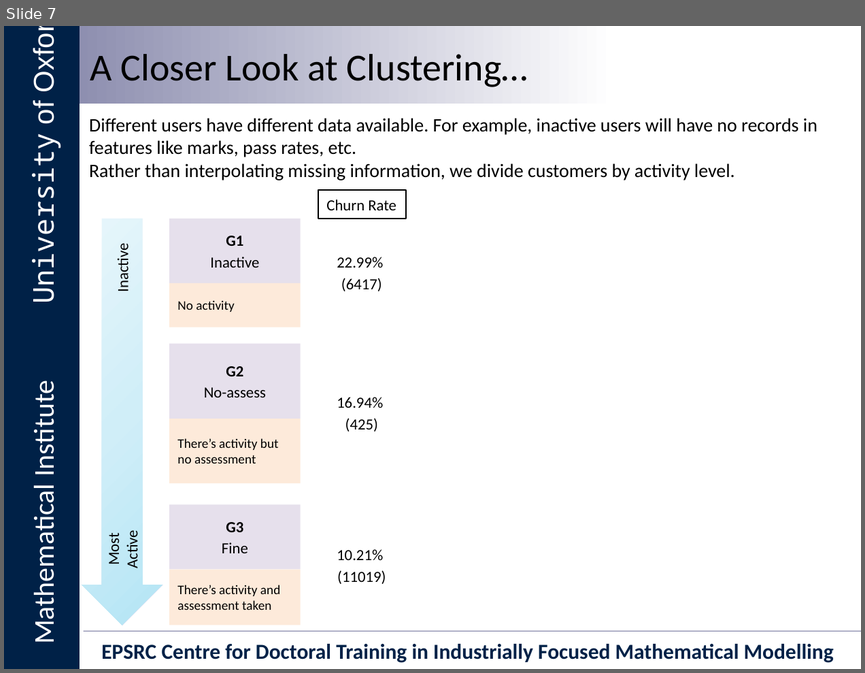
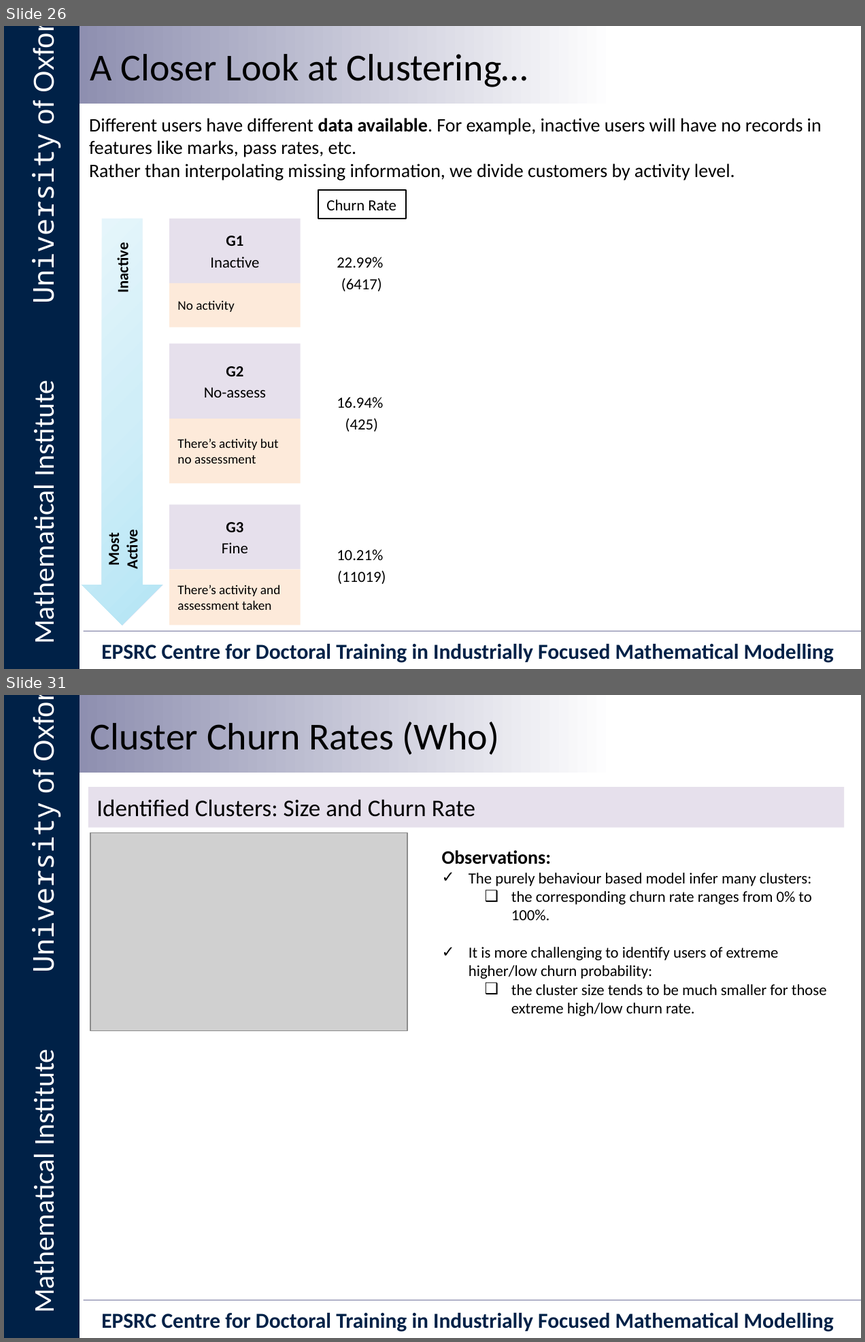
Before and after one commit to vicaws/Whizz, a slide deck: Slides/Whizz_oxford.pptx. Shown one above the other, each under a label of ours: slide 7 before the commit, slides 26 and 31 after it; the slides between them are not shown. The pictures are 865x673 and 865x1342 pixels, drawn with LibreOffice and Linux fonts; fonts in the diff are those of the drawing; grey boxes stand for pictures; background and template pictures are left out. Boxes give left, top, right and bottom in pixels: in the first picture for what was removed or moved away, otherwise in the second. Text is boxed around its words. In the diff, an @@ line names an element or a change of style, - is before the commit and + after.

```diff
--- a/Slides/Whizz_oxford.pptx
+++ b/Slides/Whizz_oxford.pptx
@@ slide 31 added at [4,695,861,1338], background #FFFFFF; not listed: 6 template elements that a slide beside it also shows @@
@@ title added at [90,722,500,755], 32 pt, text #000000 @@
+Cluster Churn Rates (Who)
@@ text added at [88,787,844,827], fill #E6E0EC, 20 pt, text #000000 @@
+Identified Clusters: Size and Churn Rate
@@ picture added at [90,833,407,1031] @@
@@ text added at [442,850,827,1016], 13 pt, text #000000 @@
+Observations:
+✓ The purely behaviour based model infer many clusters:
+  ❑ the corresponding churn rate ranges from 0% to 100%.
+✓ It is more challenging to identify users of extreme higher/low churn probability:
+  ❑ the cluster size tends to be much smaller for those extreme high/low churn rate.
@@ what was slide 7 is now slide 26 @@
@@ slide 26 changed as well @@
@@ text at [89,118,821,157]: bold on in "data available." @@
@@ text "Inactive" at [113,247,133,291]: bold on @@
@@ text "Most Active" at [104,533,142,568]: bold on @@
```
Also in this commit, not shown: 5 other slides changed, 43 other slides added, 4 slides removed, 24 other files.
